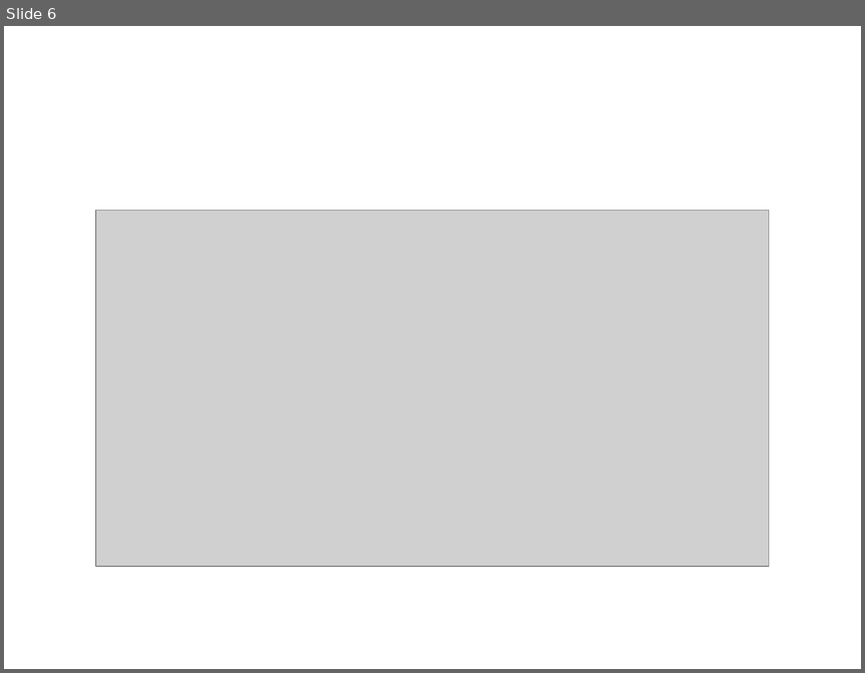
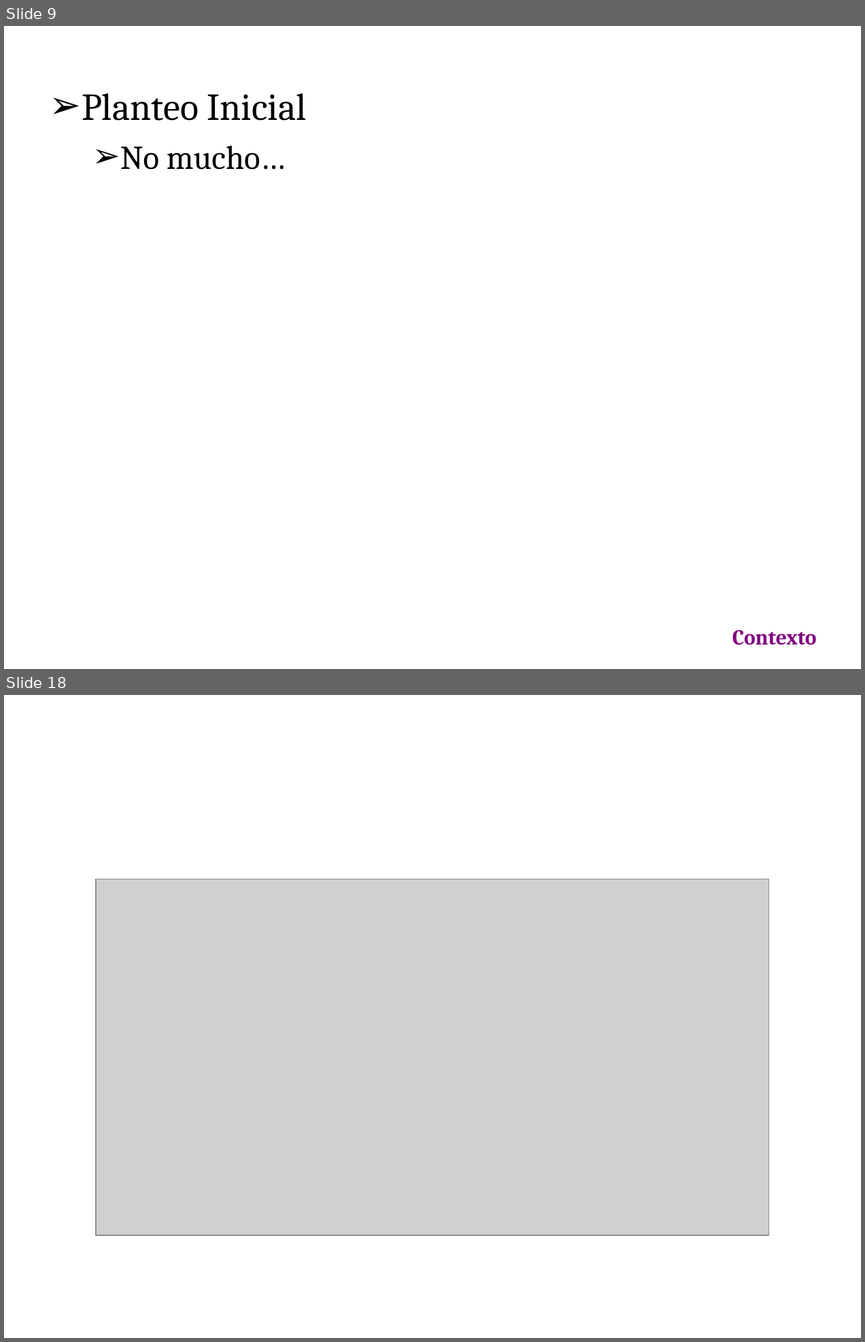
Before and after one commit to emmanuelfls371/softmart7547, a slide deck: docs/CarpetaEntrega/PresFinal.ppt. Shown one above the other, each under a label of ours: slide 6 before the commit, slides 9 and 18 after it; the slides between them are not shown. The pictures are 865x673 and 865x1342 pixels, drawn with LibreOffice and Linux fonts; fonts in the diff are those of the drawing; grey boxes stand for pictures; background and template pictures are left out. Boxes give left, top, right and bottom in pixels: in the first picture for what was removed or moved away, otherwise in the second. Text is boxed around its words. In the diff, an @@ line names an element or a change of style, - is before the commit and + after.

```diff
--- a/docs/CarpetaEntrega/PresFinal.ppt
+++ b/docs/CarpetaEntrega/PresFinal.ppt
@@ slide 9 added at (4, 26, 861, 669), background picture (left out) @@
@@ text added at (82, 93, 307, 169), 32 pt, text #000000 @@
+➢ Planteo Inicial
+  ➢ No mucho…
@@ text added at (732, 629, 817, 645), 18 pt, text #800080, bold @@
+Contexto
@@ what was slide 6 is now slide 18 @@
```
Also in this commit, not shown: 5 slides changed, 15 other slides added, 1 slide removed, 3 other files.
